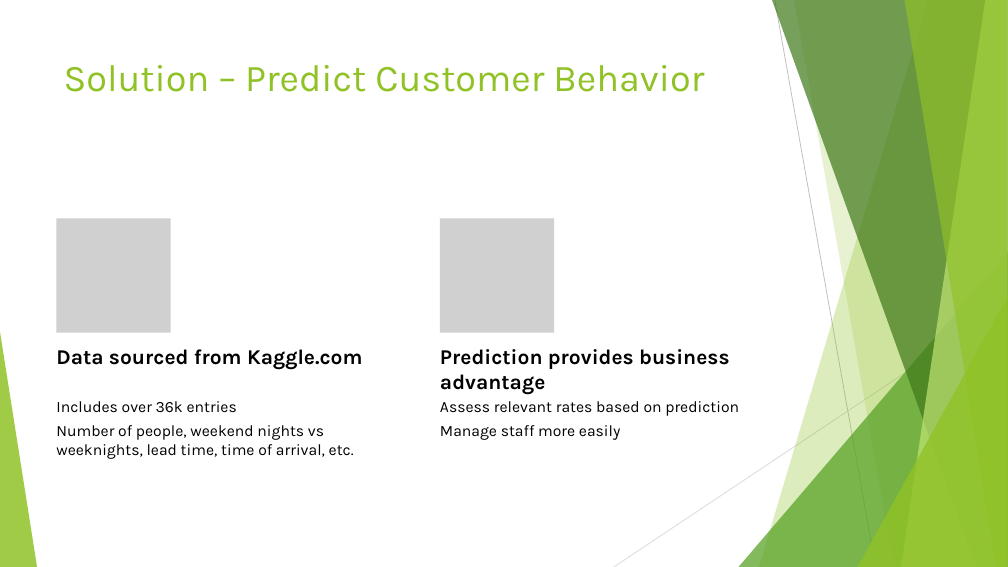
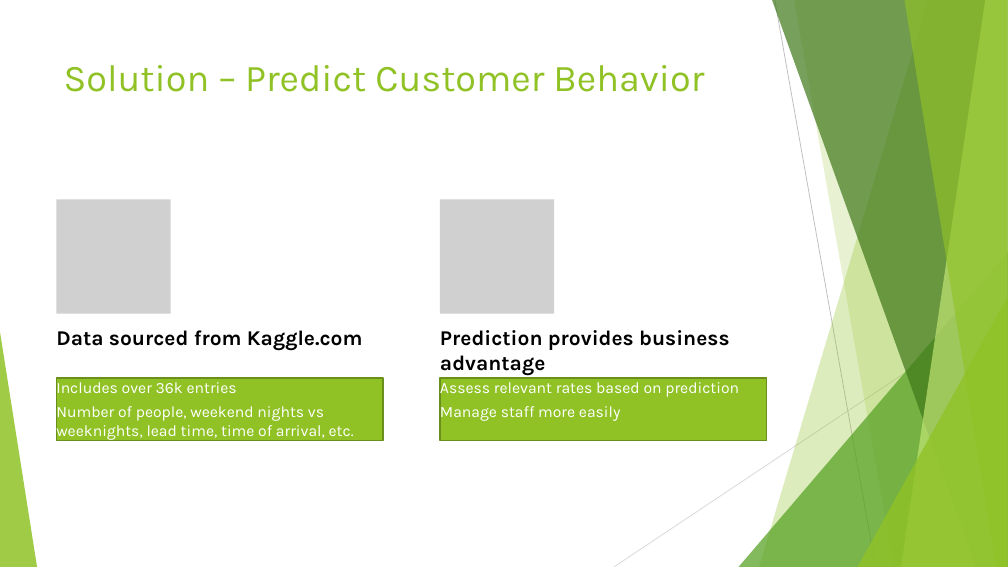
Before and after one commit to dorndorfronk/Capstone2, a slide deck: slide 3 of Predicting Hotel Cancellation.pptx. Drawn at 1008x567 pixels with LibreOffice and Linux fonts; fonts in the diff are those of the drawing; grey boxes stand for pictures. Boxes give left, top, right and bottom in pixels: in the first picture for what was removed or moved away, otherwise in the second. Text is boxed around its words. In the diff, an @@ line names an element or a change of style, - is before the commit and + after.

Commit message:
Modified final presentation with additional bullet points and improved overall formatting to be more consistent. Added PDF of presentation.

```diff
--- a/Predicting Hotel Cancellation.pptx
+++ b/Predicting Hotel Cancellation.pptx
@@ 4 texts, 2 pictures: place and size @@
-4 texts, 2 pictures at (56, 219, 739, 459)
+4 texts, 2 pictures at (56, 200, 739, 442)
@@ text "Includes over 36k entries" at (56, 379, 354, 442): text colour #000000 to #FFFFFF @@
@@ rectangle added at (57, 378, 383, 441), fill #90C226, outline #6B901C 1.5 pt @@
@@ text "Assess relevant rates based on ..." at (440, 379, 739, 423): text colour #000000 to #FFFFFF @@
@@ rectangle added at (440, 378, 767, 441), fill #90C226, outline #6B901C 1.5 pt @@
```
Also in this commit, not shown: 7 other slides changed, 1 slide removed, 2 other files.
